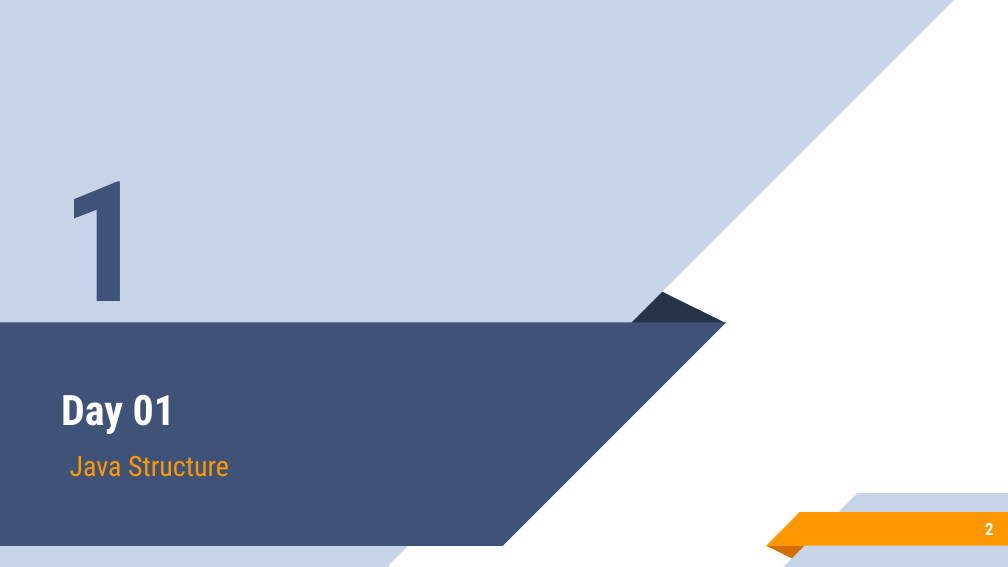
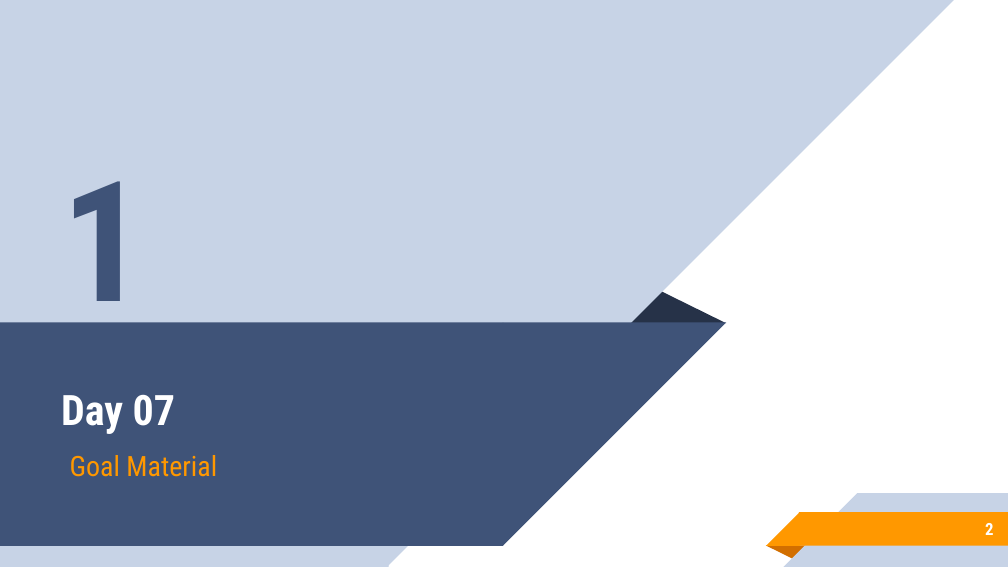
Before and after one commit to aronipurwanto/materi-xa, a slide deck: slide 2 of java/java-logic/Slide-Java-Logic-07.pptx. Drawn at 1008x567 pixels with LibreOffice and Linux fonts; fonts in the diff are those of the drawing. Boxes give left, top, right and bottom in pixels: in the first picture for what was removed or moved away, otherwise in the second. Text is boxed around its words. In the diff, an @@ line names an element or a change of style, - is before the commit and + after.

```diff
--- a/java/java-logic/Slide-Java-Logic-07.pptx
+++ b/java/java-logic/Slide-Java-Logic-07.pptx
@@ title at (61,395,175,434): text changed @@
-Day 01
+Day 07
@@ subtitle at (70,455,217,477): text changed @@
-Java Structure
+Goal Material
```
Also in this commit, not shown: 12 other slides changed, 40 slides added, 21 slides removed, 41 other files.
